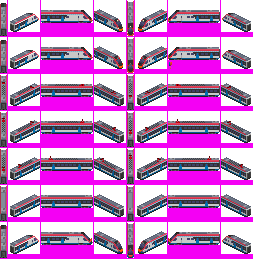
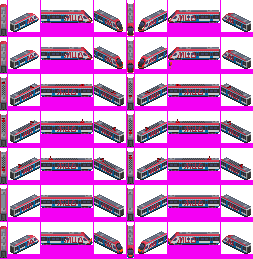
Before/after of a 253x259 layered artwork. What changed in the layer stack:
added layer "3.0 overlap" in group "Overlaps. Lights, skirts, etc" over [85, 18, 175, 255]
hid "0.0&1.0_2 overlap", painted on it over [85, 19, 175, 255]
painted on "0.0 head" over [0, 1, 243, 36]
painted on "0.0 wag" over [0, 186, 240, 214]
painted on "0.0 head e" over [0, 38, 243, 73]
painted on "0.0 mot d" over [0, 75, 240, 103]
painted on "0.0 mot" over [0, 112, 240, 140]
painted on "0.0 wag mot 2" over [0, 149, 240, 177]
painted on "0.0 head fake" over [0, 223, 243, 255]
